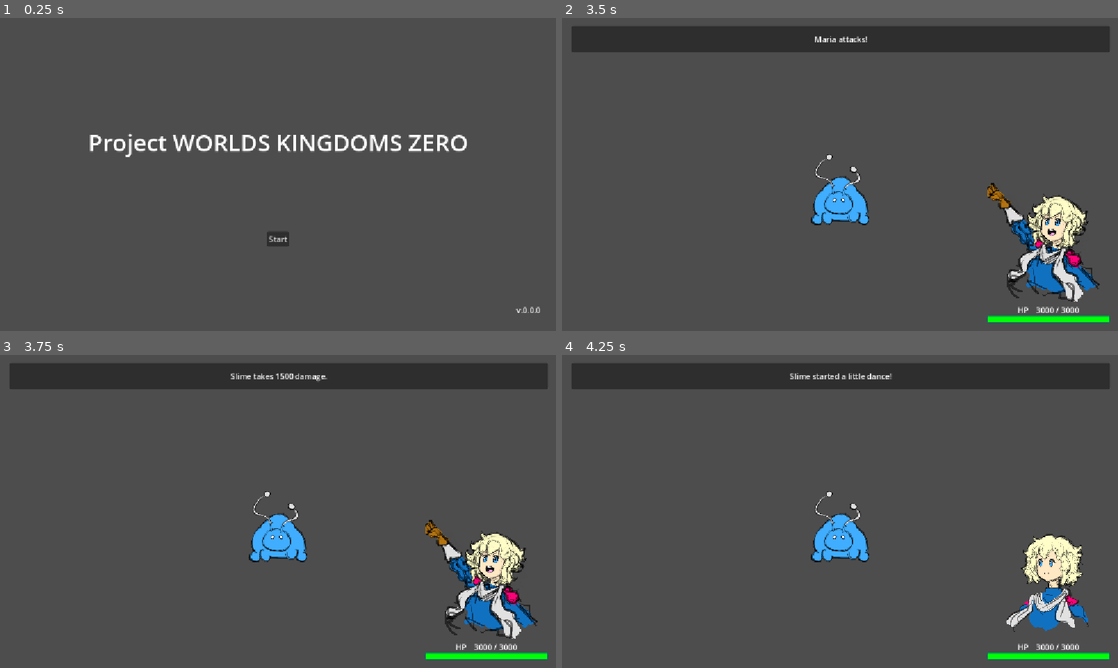
Above: before the commit, frames 1-4 (two rows, left to right).
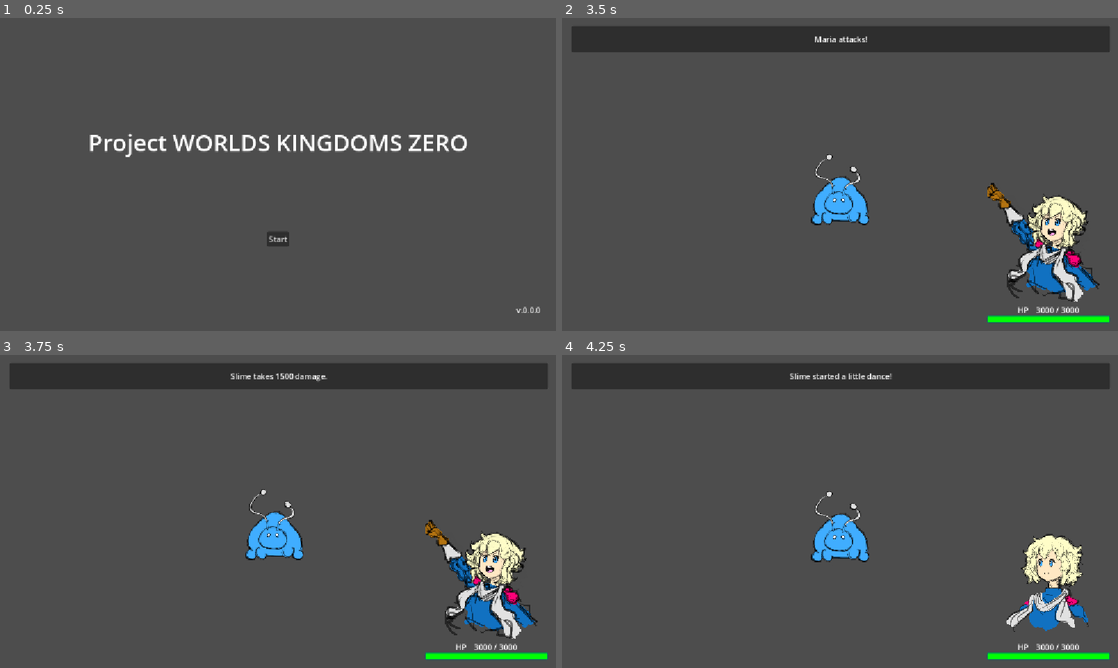
Above: after the commit, the same moments.

Repository: Adnyropast/pwkz-godot-4.7
Game: Godot game, scene res://scenes/title_screen.tscn
Two runs of this game, one before a commit and one after it. Both use one fixed random seed, a clock stepped at 60 frames per second and the inputs below. The engine's default icon, where the game draws it, is replaced by a stand-in: a white triangle on a blue panel in a dark square.
Inputs:
- Up to frame 1 (0.25 s): no input
- Up to frame 2 (3.5 s): click "Start" at 0.5 s; click "Maria Game" at 1.25 s; tap Enter (ui_accept) at 2, 2.27 s; click "Attack" at 2.75 s
- Up to frame 3 (3.75 s): tap Enter (ui_accept) at 3.5 s
- Up to frame 4 (4.25 s): tap Enter (ui_accept) at 3.77 s

Frames 1-2 are identical in both runs. In frame 3, 0.9% of the frame differs, in the area x 44-56%, y 42-67%; in frame 4, nothing differs.

Commit message:
feat: add enemy hurt animation

Diff:
--- a/globals/Enemy.gd
+++ b/globals/Enemy.gd
@@ -3,6 +3,7 @@
 const MAX_BUFF_TURNS: int = 9
 const MAX_BUFF_VALUE: float = 1
 
+signal enemy_hurt
 signal enemy_defeated
 var hp: int
 var is_defending: bool
@@ -17,12 +18,17 @@
 	return 3000
 
 func set_hp(new_hp: int) -> void:
+	var old_hp = hp
+
 	if new_hp > get_max_hp():
 		hp = get_max_hp()
 	elif new_hp < 0:
 		hp = 0
 	else:
 		hp = new_hp
+
+	if hp < old_hp:
+		enemy_hurt.emit()
 
 func subtract_hp(value_hp: int) -> void:
 	set_hp(hp - value_hp)
--- a/scenes/battle_scene.gd
+++ b/scenes/battle_scene.gd
@@ -2,14 +2,10 @@
 
 @onready var commands_menu_node: Node = $HBoxContainer/MarginContainer/BattleCommandsMenu
 @onready var text_box_node: Node = $HBoxContainer/BattleTextBoxContainer/BattleTextBox
-@onready var enemy_texture: TextureRect = $CenterContainer/EnemyTexture
 var turn_system: TurnSystem = TurnSystem.new()
 var one_action: bool
 
 func _ready() -> void:
-	enemy_texture.texture = Enemy.get_texture()
-	Enemy.enemy_defeated.connect(on_enemy_defeated)
-
 	text_box_node.pause()
 	text_box_node.hide()
 	commands_menu_node.pause()
@@ -100,9 +96,6 @@
 func on_victory() -> void:
 	end_phase()
 
-func on_enemy_defeated() -> void:
-	enemy_texture.hide()
-
 func on_defeat() -> void:
 	PopupInterfaces.open_defeat_popup()
 
--- a/scenes/battle_scene.tscn
+++ b/scenes/battle_scene.tscn
@@ -2,8 +2,8 @@
 
 [ext_resource type="PackedScene" uid="uid://bmcql7jlewip3" path="res://scenes/battle_commands_menu.tscn" id="1_8rem4"]
 [ext_resource type="Script" uid="uid://cacjfswvmbfwo" path="res://scenes/battle_scene.gd" id="1_kewym"]
-[ext_resource type="Texture2D" uid="uid://dh4ttleyycexo" path="res://icon.svg" id="2_6c5u0"]
 [ext_resource type="PackedScene" uid="uid://b7latik14ltrx" path="res://scenes/battle_text_box.tscn" id="2_gi7kc"]
+[ext_resource type="PackedScene" uid="uid://ce5k747bk21k3" path="res://scenes/enemy_node.tscn" id="2_pxwbd"]
 [ext_resource type="PackedScene" uid="uid://cktqoqd2ayamx" path="res://scenes/player_hud.tscn" id="3_vcsse"]
 
 [node name="BattleScene" type="Node3D" unique_id=818123241]
@@ -22,11 +22,8 @@
 grow_horizontal = 2
 grow_vertical = 2
 
-[node name="EnemyTexture" type="TextureRect" parent="CenterContainer" unique_id=828051645]
-custom_minimum_size = Vector2(256, 256)
+[node name="EnemyNode" parent="CenterContainer" unique_id=1174380748 instance=ExtResource("2_pxwbd")]
 layout_mode = 2
-texture = ExtResource("2_6c5u0")
-expand_mode = 1
 
 [node name="MarginContainer" type="MarginContainer" parent="." unique_id=1643685994]
 anchors_preset = 3
--- /dev/null
+++ b/scenes/enemy_node.gd
@@ -0,0 +1,15 @@
+extends Control
+
+@onready var enemy_texture: TextureRect = $EnemyShake/EnemyTexture
+@onready var enemy_animation_player: AnimationPlayer = $EnemyShake/EnemyAnimationPlayer
+
+func _ready() -> void:
+	enemy_texture.texture = Enemy.get_texture()
+	Enemy.enemy_hurt.connect(on_enemy_hurt)
+	Enemy.enemy_defeated.connect(on_enemy_defeated)
+
+func on_enemy_hurt() -> void:
+	enemy_animation_player.play("enemy_hurt")
+
+func on_enemy_defeated() -> void:
+	enemy_texture.hide()
--- /dev/null
+++ b/scenes/enemy_node.tscn
@@ -0,0 +1,59 @@
+[gd_scene format=3 uid="uid://ce5k747bk21k3"]
+
+[ext_resource type="Script" uid="uid://bk800b71ytl4x" path="res://scenes/enemy_node.gd" id="1_ilucu"]
+[ext_resource type="Texture2D" uid="uid://dh4ttleyycexo" path="res://icon.svg" id="1_xk3qw"]
+
+[sub_resource type="Animation" id="Animation_ilucu"]
+length = 0.001
+tracks/0/type = "value"
+tracks/0/imported = false
+tracks/0/enabled = true
+tracks/0/path = NodePath("EnemyShake:offset_transform_position")
+tracks/0/interp = 1
+tracks/0/loop_wrap = true
+tracks/0/keys = {
+"times": PackedFloat32Array(0),
+"transitions": PackedFloat32Array(1),
+"update": 0,
+"values": [Vector2(0, 0)]
+}
+
+[sub_resource type="Animation" id="Animation_lcxlm"]
+resource_name = "enemy_hurt"
+tracks/0/type = "value"
+tracks/0/imported = false
+tracks/0/enabled = true
+tracks/0/path = NodePath("EnemyShake:offset_transform_position")
+tracks/0/interp = 1
+tracks/0/loop_wrap = true
+tracks/0/keys = {
+"times": PackedFloat32Array(0, 0.1, 0.2, 0.3, 0.4),
+"transitions": PackedFloat32Array(1, 1, 1, 1, 1),
+"update": 0,
+"values": [Vector2(-12, -4), Vector2(12, 4), Vector2(-8, -4), Vector2(8, 4), Vector2(0, 0)]
+}
+
+[sub_resource type="AnimationLibrary" id="AnimationLibrary_m02cf"]
+_data = {
+&"RESET": SubResource("Animation_ilucu"),
+&"enemy_hurt": SubResource("Animation_lcxlm")
+}
+
+[node name="EnemyNode" type="MarginContainer" unique_id=1174380748]
+offset_right = 40.0
+offset_bottom = 40.0
+script = ExtResource("1_ilucu")
+
+[node name="EnemyShake" type="MarginContainer" parent="." unique_id=1137726933]
+layout_mode = 2
+offset_transform_enabled = true
+
+[node name="EnemyTexture" type="TextureRect" parent="EnemyShake" unique_id=492719729]
+custom_minimum_size = Vector2(256, 256)
+layout_mode = 2
+texture = ExtResource("1_xk3qw")
+expand_mode = 1
+
+[node name="EnemyAnimationPlayer" type="AnimationPlayer" parent="EnemyShake" unique_id=364887535]
+root_node = NodePath("../..")
+libraries/ = SubResource("AnimationLibrary_m02cf")
Not shown, added: scenes/enemy_node.gd.uid
